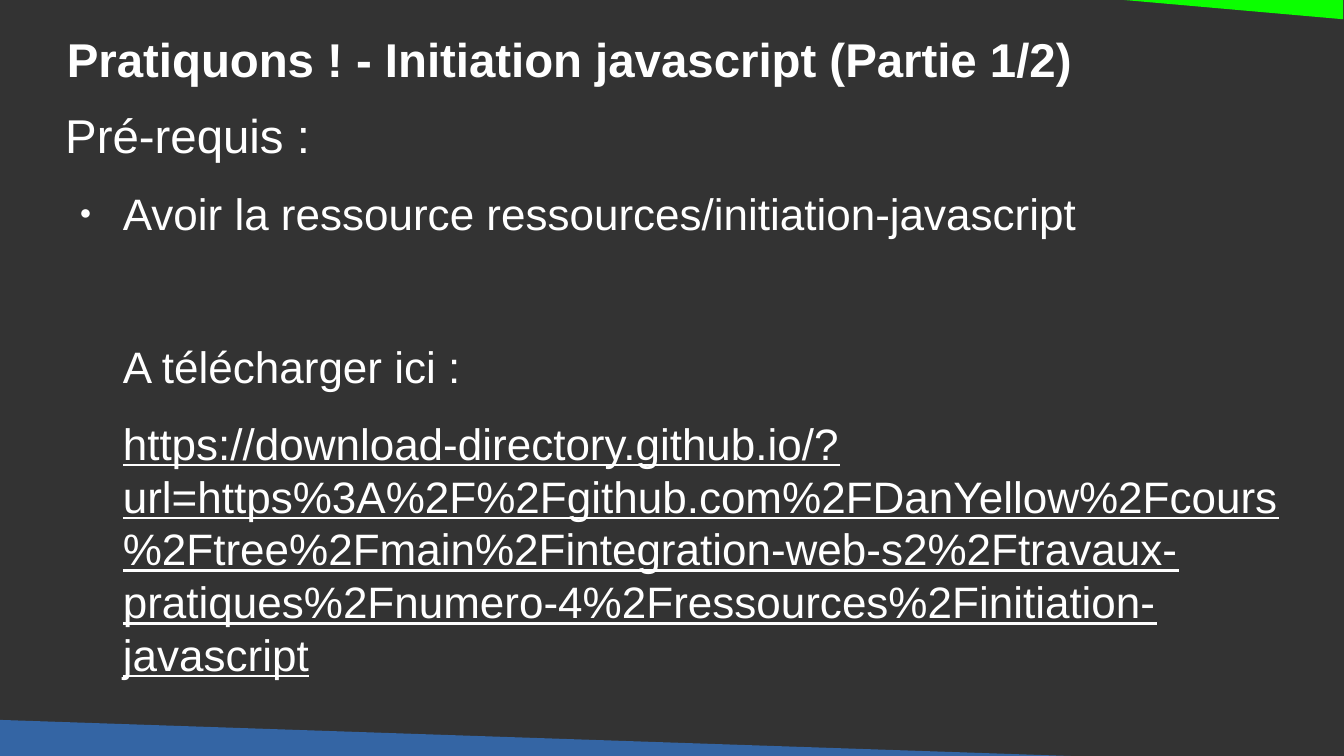
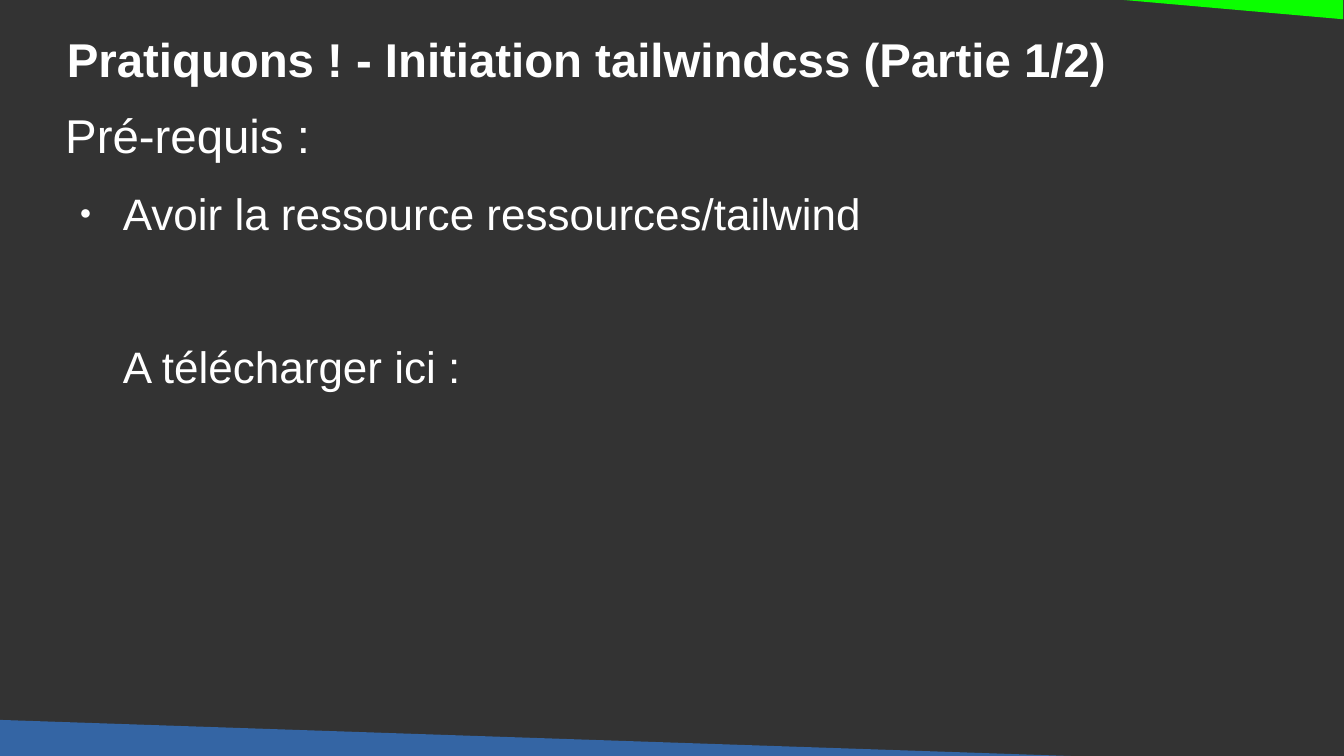
Before and after one commit to DanYellow/cours, a slide deck: slide 20 of integration-web-s2/travaux-pratiques/numero-5/presentation.odp (slide 29 before the commit). Drawn at 1344x756 pixels with LibreOffice and Linux fonts; fonts in the diff are those of the drawing. Boxes give left, top, right and bottom in pixels: in the first picture for what was removed or moved away, otherwise in the second. Text is boxed around its words. In the diff, an @@ line names an element or a change of style, - is before the commit and + after.

Commit message:
Add TP for tailwindcss

```diff
--- a/integration-web-s2/travaux-pratiques/numero-5/presentation.odp
+++ b/integration-web-s2/travaux-pratiques/numero-5/presentation.odp
@@ title at [67, 42, 1106, 87]: text changed @@
-Pratiquons ! - Initiation javascript (Partie 1/2)
+Pratiquons ! - Initiation tailwindcss (Partie 1/2)
@@ text at [123, 198, 860, 231]: text changed @@
-● Avoir la ressource ressources/initiation-javascript
+● Avoir la ressource ressources/tailwind
@@ text at [123, 428, 1277, 680]: paragraph removed @@
-https://download-directory.github.io/?url=https%3A%2F%2Fgithub.com%2FDanYellow%2Fcours%2Ftree%2Fmain%2Fintegration-web-s2%2Ftravaux-pratiques%2Fnumero-4%2Fressources%2Finitiation-javascript
```
Also in this commit, not shown: 2 other slides changed, 8 slides added, 59 slides removed, 16 other files.
